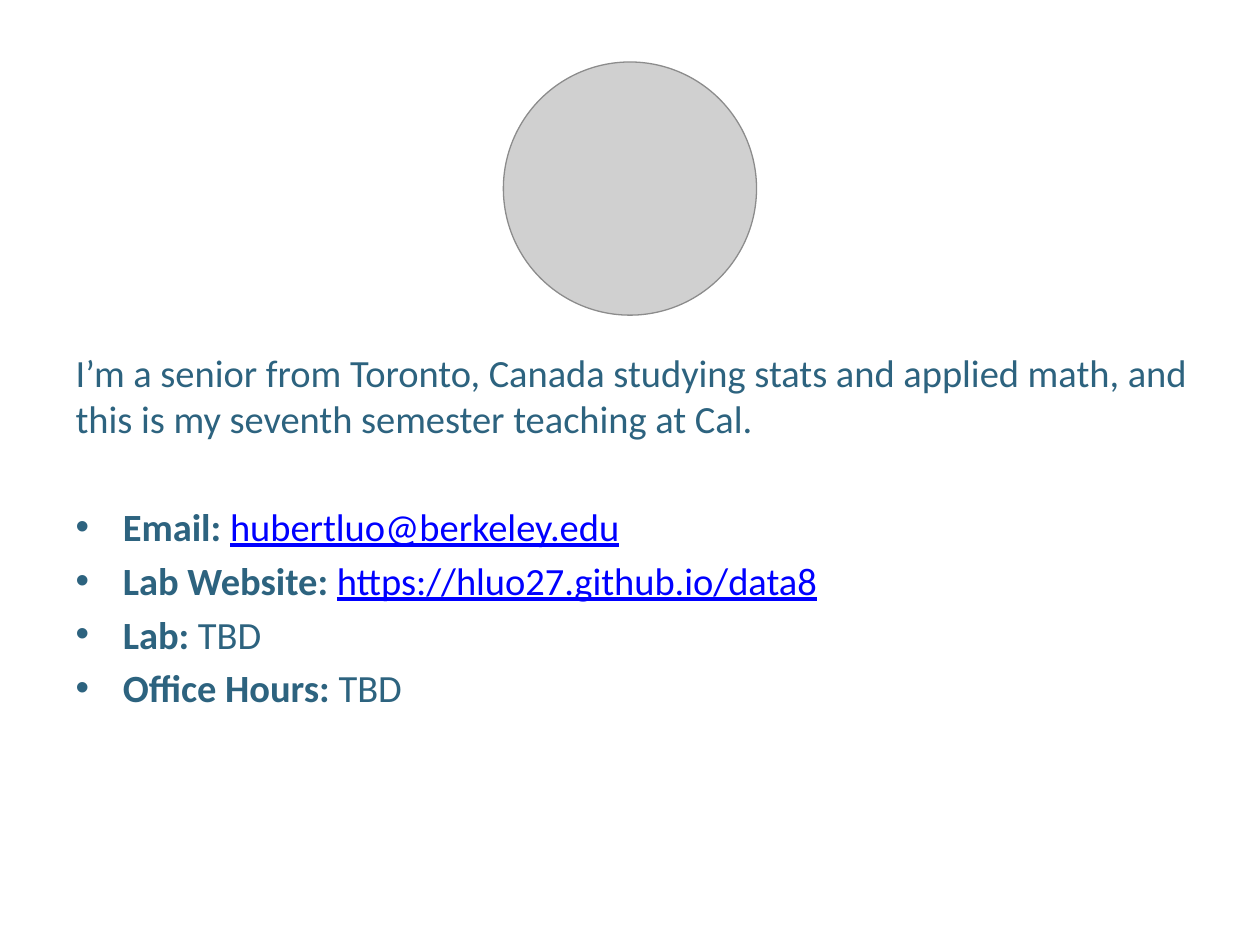
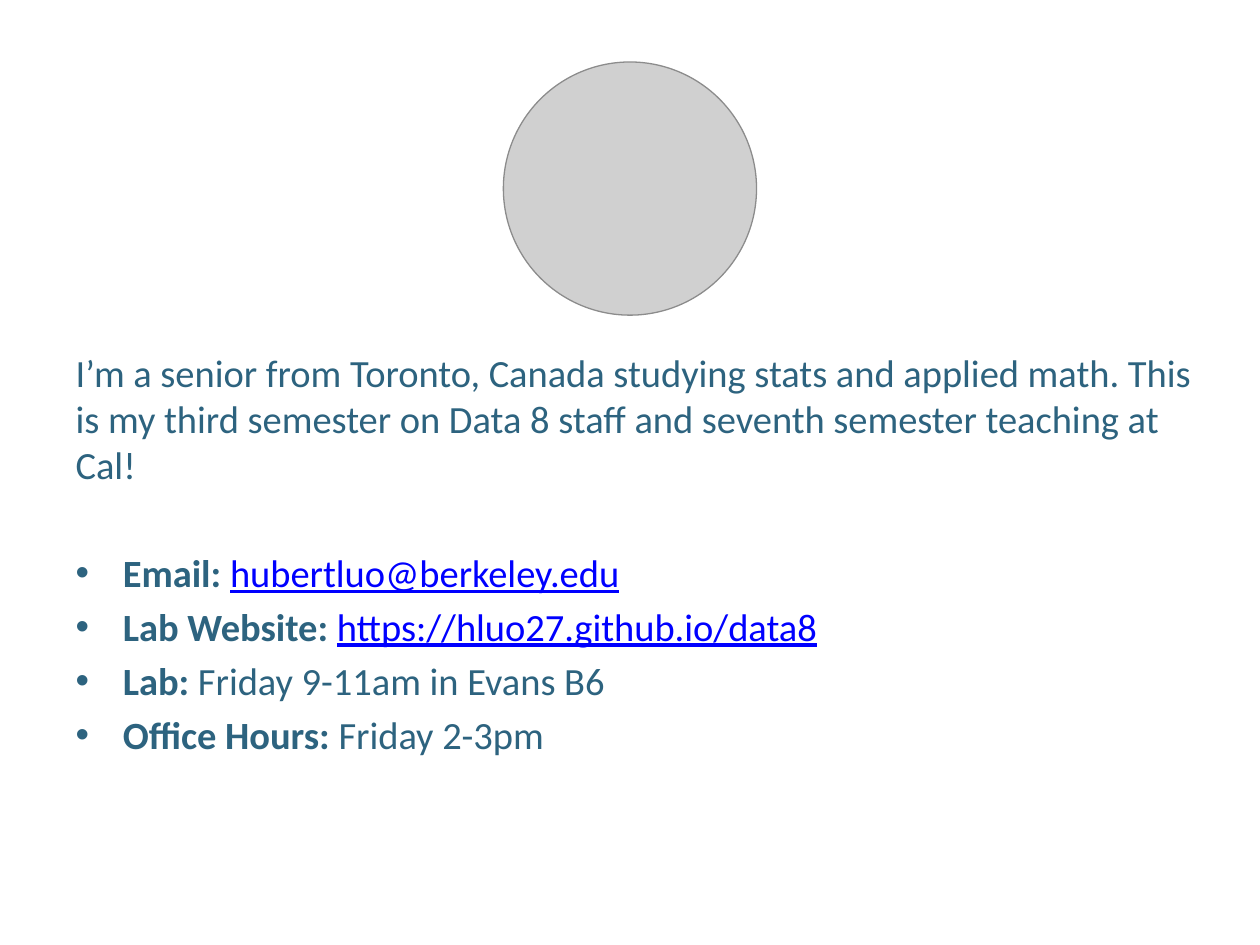
Before and after one commit to hLuo27/teaching, a slide deck: slide 2 of data8/slides/lab1.pptx. Drawn at 1260x945 pixels with LibreOffice and Linux fonts; fonts in the diff are those of the drawing; grey boxes stand for pictures; background and template pictures are left out. Boxes give left, top, right and bottom in pixels: in the first picture for what was removed or moved away, otherwise in the second. Text is boxed around its words. In the diff, an @@ line names an element or a change of style, - is before the commit and + after.

Commit message:
Added lab 1 slides

```diff
--- a/data8/slides/lab1.pptx
+++ b/data8/slides/lab1.pptx
@@ text at [76,360,1191,480]: text changed @@
-I’m a senior from Toronto, Canada studying stats and applied math, and this is my seventh semester teaching at Cal.
+I’m a senior from Toronto, Canada studying stats and applied math. This is my third semester on Data 8 staff and seventh semester teaching at Cal!
@@ text at [123,668,604,756]: text changed; bold off @@
-• Lab: TBD
-• Office Hours: TBD
+• Lab: Friday 9-11am in Evans B6
+• Office Hours: Friday 2-3pm
```
Also in this commit, not shown: 7 other slides changed, 2 slides added, 1 slide removed, 1 other file.
